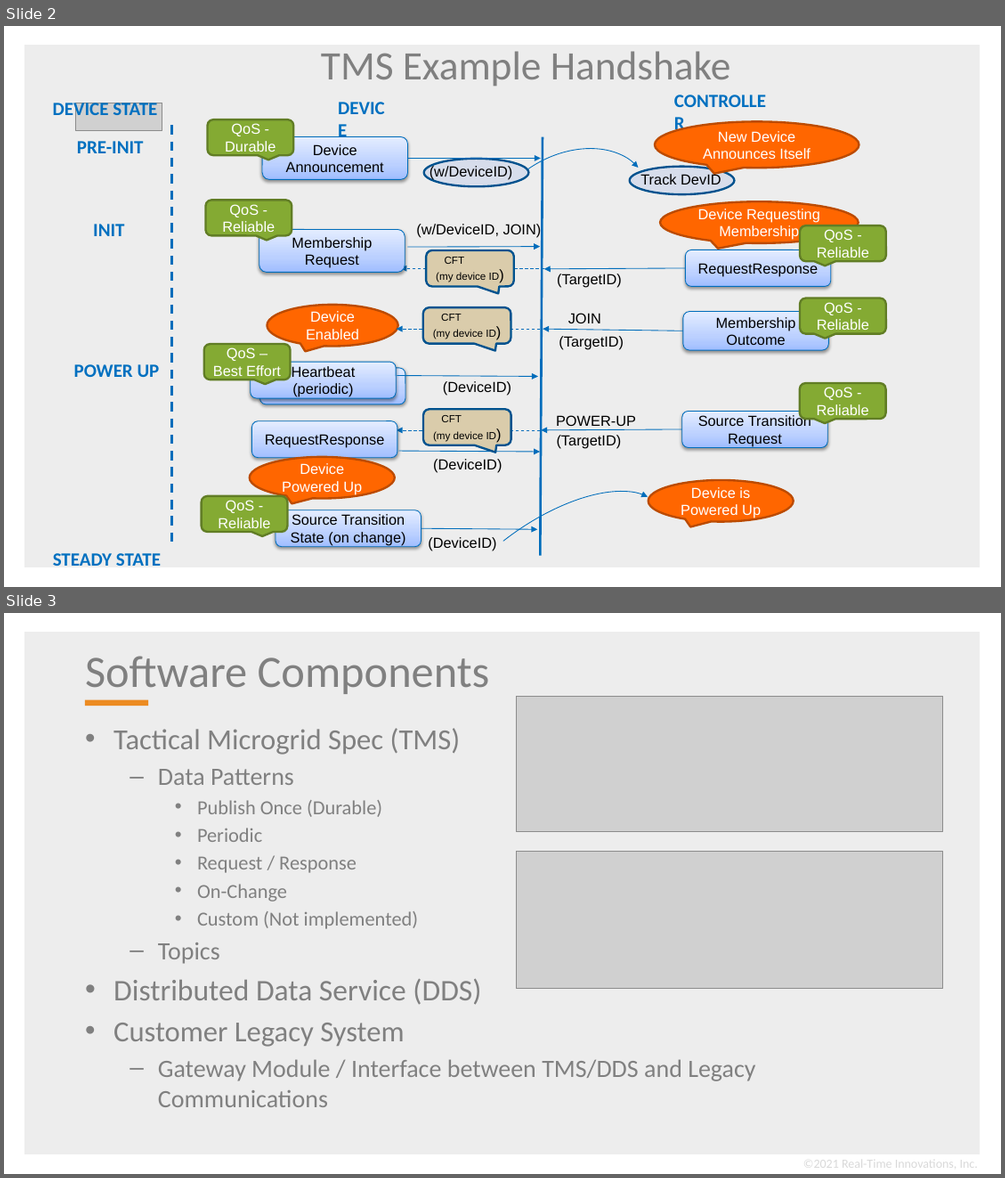
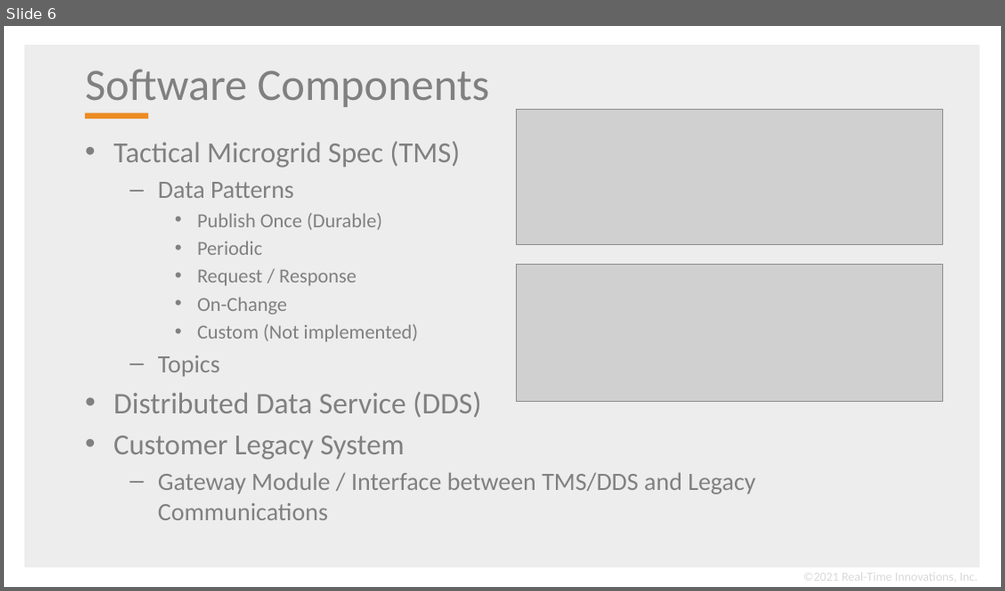
Before and after one commit to psmass/tms, a slide deck: tmsExample.pptx. Shown one above the other, each under a label of ours: slides 2 and 3 before the commit, slide 6 after it. The pictures are 1005x1178 and 1005x591 pixels, drawn with LibreOffice and Linux fonts; fonts in the diff are those of the drawing; grey boxes stand for pictures; background and template pictures are left out. Boxes give left, top, right and bottom in pixels: in the first picture for what was removed or moved away, otherwise in the second. Text is boxed around its words. In the diff, an @@ line names an element or a change of style, - is before the commit and + after.

```diff
--- a/tmsExample.pptx
+++ b/tmsExample.pptx
@@ slide 2 removed at [4,26,1001,587], background #FFFFFF; not listed: 1 template element that a slide beside it also shows @@
@@ title removed at [321,51,731,86] @@
-TMS Example Handshake
@@ text removed at [53,103,157,121] @@
-DEVICE STATE
@@ picture removed at [75,103,162,131] @@
@@ text removed at [331,92,400,118] @@
-DEVICE
@@ text removed at [667,85,784,111] @@
-CONTROLLER
@@ line removed from (172, 126) to (172, 548) @@
@@ text removed at [77,141,144,153] @@
-PRE-INIT
@@ line removed from (542, 136) to (540, 556) @@
@@ group removed at [262,121,858,310]: 2 ellipses, 2 texts, 1 rounded rectangle, 1 arrow, 1 arc (boxed as its full ellipse), 1 speech bubble @@
-Device Announcement
-(w/DeviceID)
-New Device Announces Itself
-Track DevID
@@ group removed at [259,201,858,272]: 1 rounded rectangle, 1 arrow, 1 text, 1 speech bubble @@
-Membership Request
-(w/DeviceID, JOIN)
-Device Requesting Membership
@@ text removed at [93,224,124,236] @@
-INIT
@@ group removed at [400,249,831,288]: 2 arrows, 1 rounded speech box, 1 rounded rectangle, 1 text @@
-CFT (my device ID)
-RequestResponse
-(TargetID)
@@ group removed at [267,305,829,351]: 2 arrows, 2 texts, 1 speech bubble, 1 rounded rectangle, 1 rounded speech box @@
-Device Enabled
-Membership Outcome
-(TargetID)
-JOIN
-CFT (my device ID)
@@ group removed at [202,119,886,532]: 7 rounded speech boxes @@
-QoS - Reliable
-QoS – Best Effort
-QoS - Reliable
-QoS - Durable
-QoS - Reliable
-QoS - Reliable
-QoS - Reliable
@@ text removed at [74,364,160,377] @@
-POWER UP
@@ group removed at [250,362,538,404]: 2 rounded rectangles, 1 arrow, 1 text @@
-Heartbeat (periodic)
-(DeviceID)
@@ group removed at [541,411,828,449]: 2 texts, 1 rounded rectangle, 1 arrow @@
-Source Transition Request
-(TargetID)
-POWER-UP
@@ group removed at [250,409,540,499]: 2 arrows, 1 rounded rectangle, 1 text, 1 rounded speech box, 1 speech bubble @@
-RequestResponse
-(DeviceID)
-CFT (my device ID)
-Device Powered Up
@@ group removed at [275,455,793,587]: 1 rounded rectangle, 1 arrow, 1 text, 1 speech bubble, 1 arc (boxed as its full ellipse) @@
-Source Transition State (on change)
-(DeviceID)
-Device is Powered Up
@@ text removed at [53,553,161,565] @@
-STEADY STATE
@@ what was slide 3 is now slide 6 @@
```
Also in this commit, not shown: 4 slides added, 11 other files.
